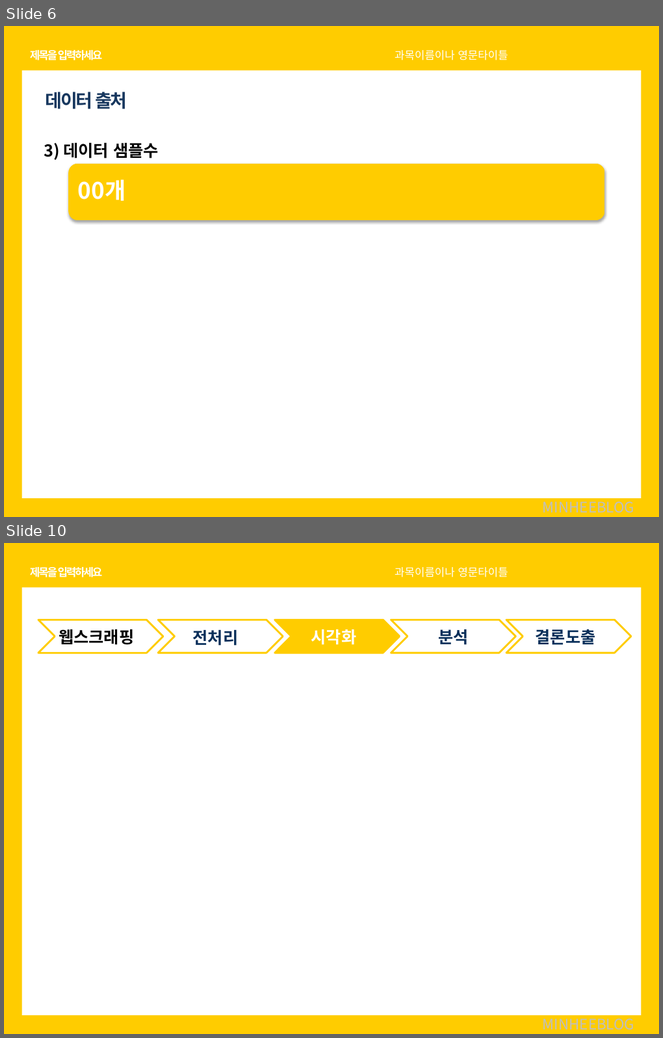
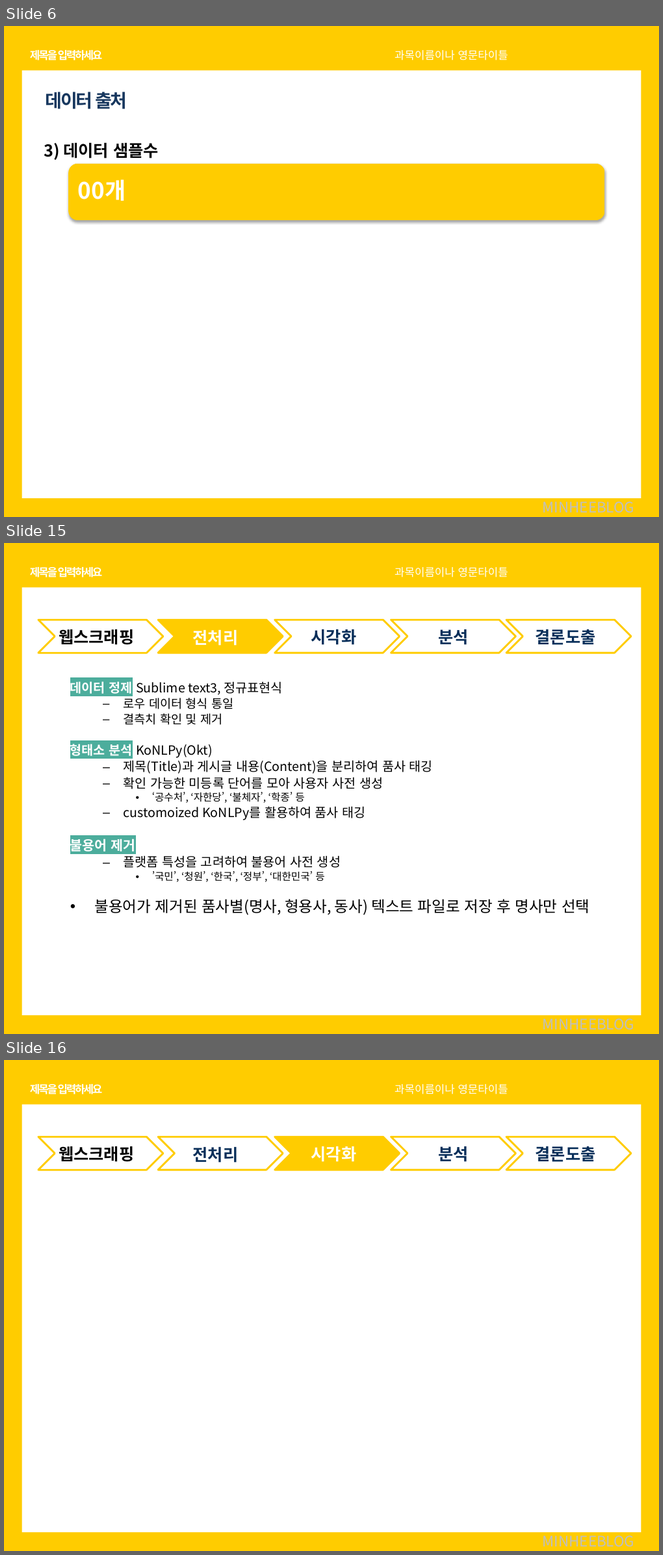
Before and after one commit to soothingni/PROJECT1, a slide deck: 치즈.pptx. Shown one above the other, each under a label of ours: slides 6 and 10 before the commit, slides 6, 15 and 16 after it; the slides between them are not shown. The pictures are 663x1038 and 663x1555 pixels, drawn with LibreOffice and Linux fonts; fonts in the diff are those of the drawing. Boxes give left, top, right and bottom in pixels: in the first picture for what was removed or moved away, otherwise in the second. Text is boxed around its words. In the diff, an @@ line names an element or a change of style, - is before the commit and + after.

Commit message:
전처리수정

```diff
--- a/치즈.pptx
+++ b/치즈.pptx
@@ slide 15 added at [4, 543, 659, 1034], background #FFCC00 @@
@@ text added at [30, 565, 103, 579], 12 pt, text #FFFFFF, bold @@
+제목을 입력하세요
@@ text added at [395, 567, 508, 577], 12 pt, text #FFFFFF @@
+과목이름이나 영문타이틀
@@ rectangle added at [22, 588, 642, 1016], fill #FFFFFF @@
@@ chevron added at [38, 620, 163, 653], outline #FFCC00 2 pt @@
@@ chevron added at [158, 620, 283, 653], fill #FFCC00, outline #FFCC00 2 pt @@
@@ chevron added at [274, 620, 400, 653], outline #FFCC00 2 pt @@
@@ chevron added at [391, 620, 516, 653], outline #FFCC00 2 pt @@
@@ chevron added at [506, 620, 632, 653], outline #FFCC00 2 pt @@
@@ text added at [59, 629, 134, 645], 18 pt, text #000000, bold @@
+웹스크래핑
@@ text added at [193, 630, 239, 646], 18 pt, text #FFFFFF, bold @@
+전처리
@@ text added at [311, 629, 357, 645], 18 pt, text #082E59, bold @@
+시각화
@@ text added at [438, 629, 468, 645], 18 pt, text #082E59, bold @@
+분석
@@ text added at [536, 629, 596, 645], 18 pt, text #082E59, bold @@
+결론도출
@@ text added at [70, 681, 590, 915], 14 pt, text #000000 @@
+데이터 정제 Sublime text3, 정규표현식
+  – 로우 데이터 형식 통일
+  – 결측치 확인 및 제거
+형태소 분석 KoNLPy(Okt)
+  – 제목(Title)과 게시글 내용(Content)을 분리하여 품사 태깅
+  – 확인 가능한 미등록 단어를 모아 사용자 사전 생성
+    • ‘공수처’, ‘자한당’, ‘불체자’, ‘학종’ 등
+  – customoized KoNLPy를 활용하여 품사 태깅
+불용어 제거
+  – 플랫폼 특성을 고려하여 불용어 사전 생성
+    • ’국민’, ‘청원’, ‘한국’, ‘정부’, ‘대한민국’ 등
+• 불용어가 제거된 품사별(명사, 형용사, 동사) 텍스트 파일로 저장 후 명사만 선택
@@ text added at [543, 1015, 634, 1031], 16 pt, text #BFBFBF @@
+MINHEEBLOG
@@ what was slide 10 is now slide 16 @@
```
Also in this commit, not shown: 4 slides changed, 5 other slides added.
